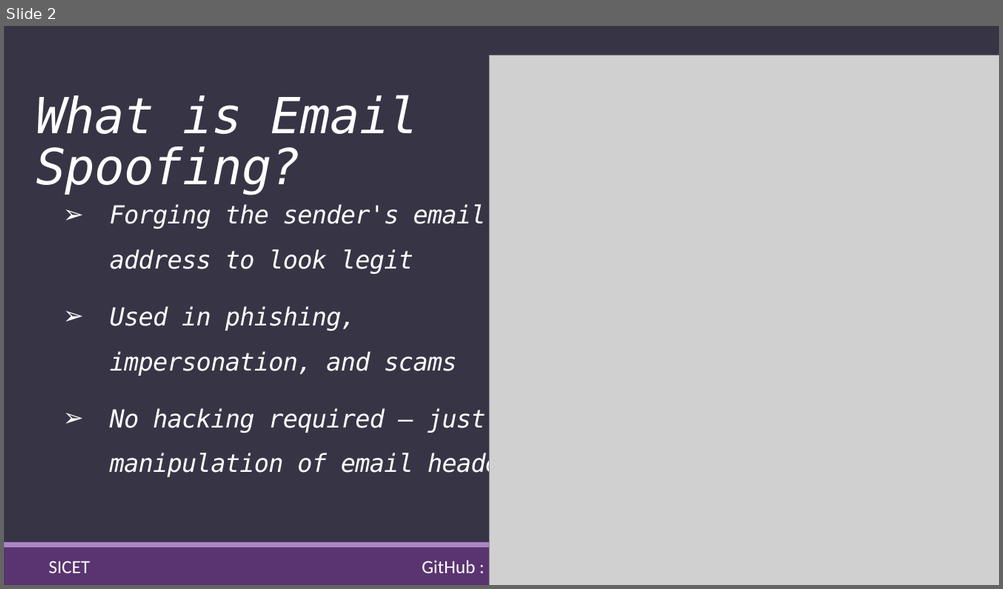
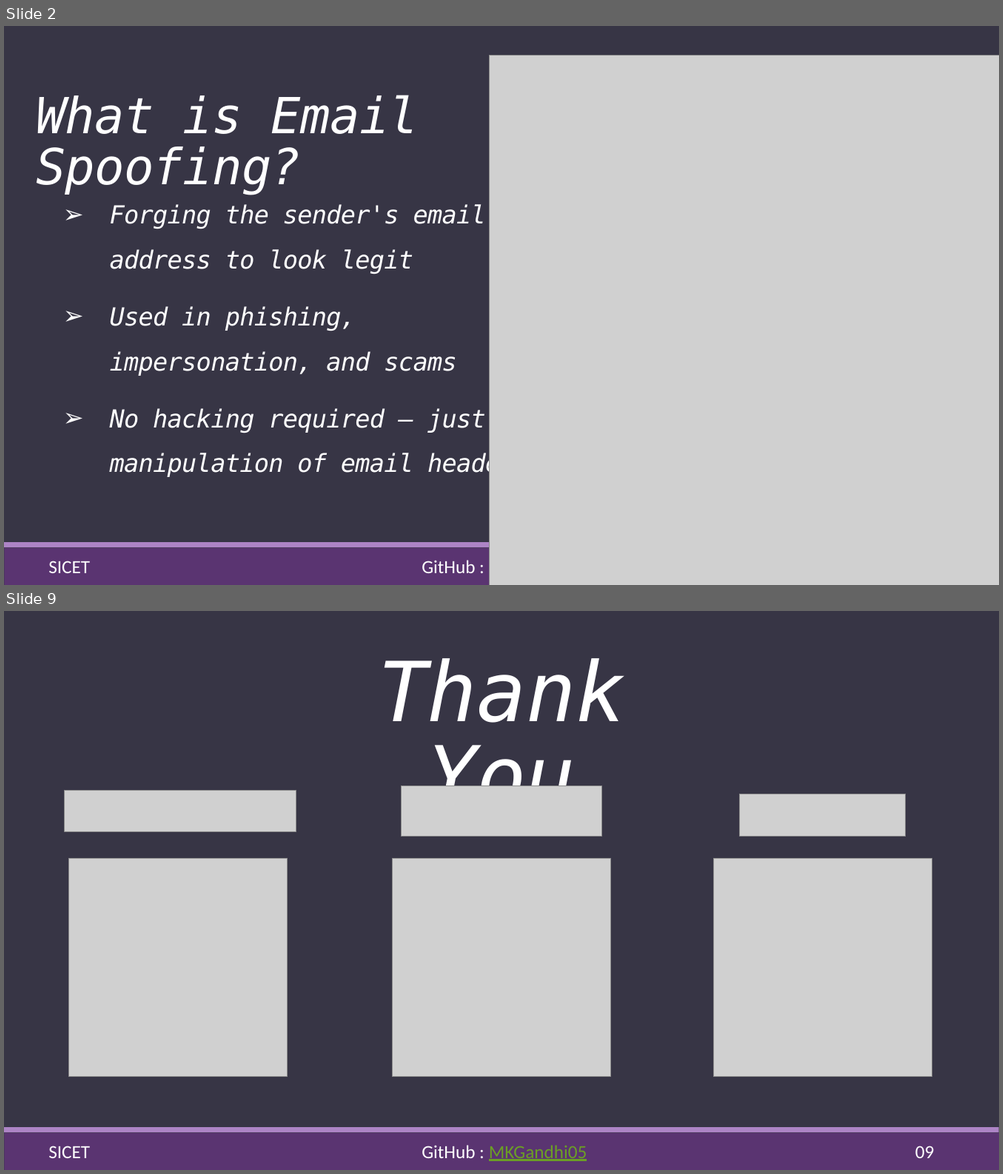
Before and after one commit to MKGandhi05/MyPPTs, a slide deck: B-Tech III-II CS Email-Spoofing-Instance/Presentation.pptx. Shown one above the other, each under a label of ours: slide 2 before the commit, slides 2 and 9 after it; the slides between them are not shown. The pictures are 1003x589 and 1003x1174 pixels, drawn with LibreOffice and Linux fonts; fonts in the diff are those of the drawing; grey boxes stand for pictures. Boxes give left, top, right and bottom in pixels: in the first picture for what was removed or moved away, otherwise in the second. Text is boxed around its words. In the diff, an @@ line names an element or a change of style, - is before the commit and + after.

```diff
--- a/B-Tech III-II CS Email-Spoofing-Instance/Presentation.pptx
+++ b/B-Tech III-II CS Email-Spoofing-Instance/Presentation.pptx
@@ slide 9 added at (4,611,999,1170), background #373545; not listed: 2 template elements that a slide beside it also shows @@
@@ text added at (378,658,625,786), 80 pt, text #FFFFFF, italic @@
+Thank You
@@ picture added at (401,786,602,836) @@
@@ picture added at (65,791,296,832) @@
@@ picture added at (740,795,906,837) @@
@@ picture added at (69,859,287,1077) @@
@@ picture added at (392,859,611,1077) @@
@@ picture added at (714,859,932,1077) @@
@@ text added at (48,1145,934,1162), 18 pt, text #FFFFFF @@
+SICET GitHub : MKGandhi05 09
```
Also in this commit, not shown: 1 slide changed, 5 other slides added, 5 other files.
